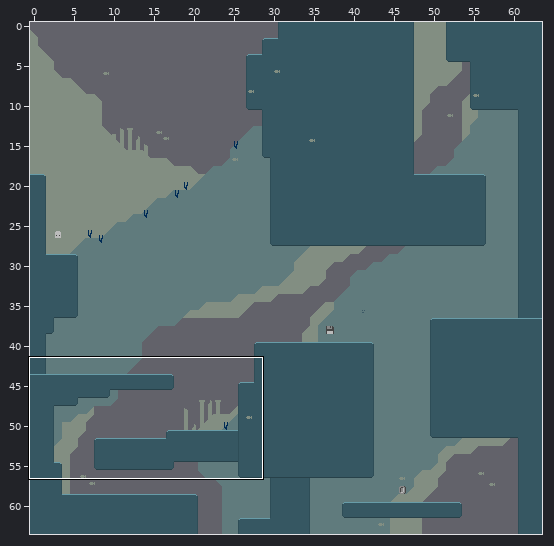
One commit to this Tiled map (JSON): tiled/maps/5-0.json. The picture above shows the old version from afar; the outline marks the close-up.
Close-up. As it was:
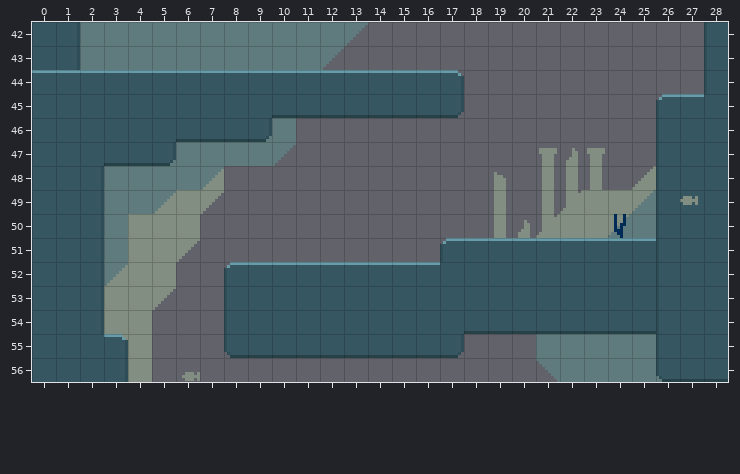
Cells are 8x8 px. Shown: x 0..28, y 42..56.
And afterwards:
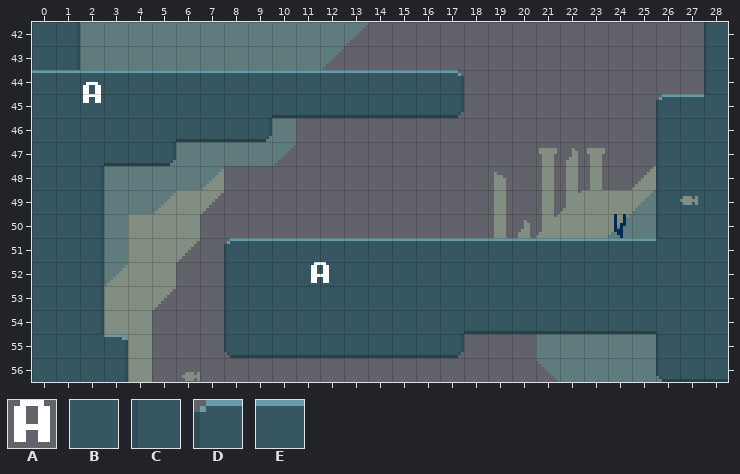
Key: from "objects": A 27; from "tileset": B 0, C 1, D 2, E 3.
_ is an empty cell, . an unchanged one.
Objects are placed by their top-left corner, in cells (3,4 is the top-left corner of cell 3,4); size is 1x1 cell unless given.
Change:
--- layer "main"
@@ x 8..17 @@
-51 _________D
-52 DEEEEEEEE.
+51 DEEEEEEEEE
+52 CBBBBBBBB.
--- layer "objects"
+A at 2,44.5
+A at 11.5,52
Changed places in both close-ups, as pixel boxes (x1, y1, x2, y2):
added: (83, 82, 101, 103)
changed: (224, 238, 446, 283)
